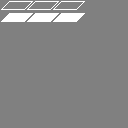
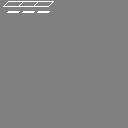
Layer changes from the first 128×128 image to the second:
removed layer "图层 1" over [1, 1, 85, 22]
added layer "图层 2 拷贝 4" above "图层 1 拷贝 4" over [7, 11, 50, 13]
added layer "图层 1 拷贝 4" above "图层 0" over [3, 1, 54, 7]
